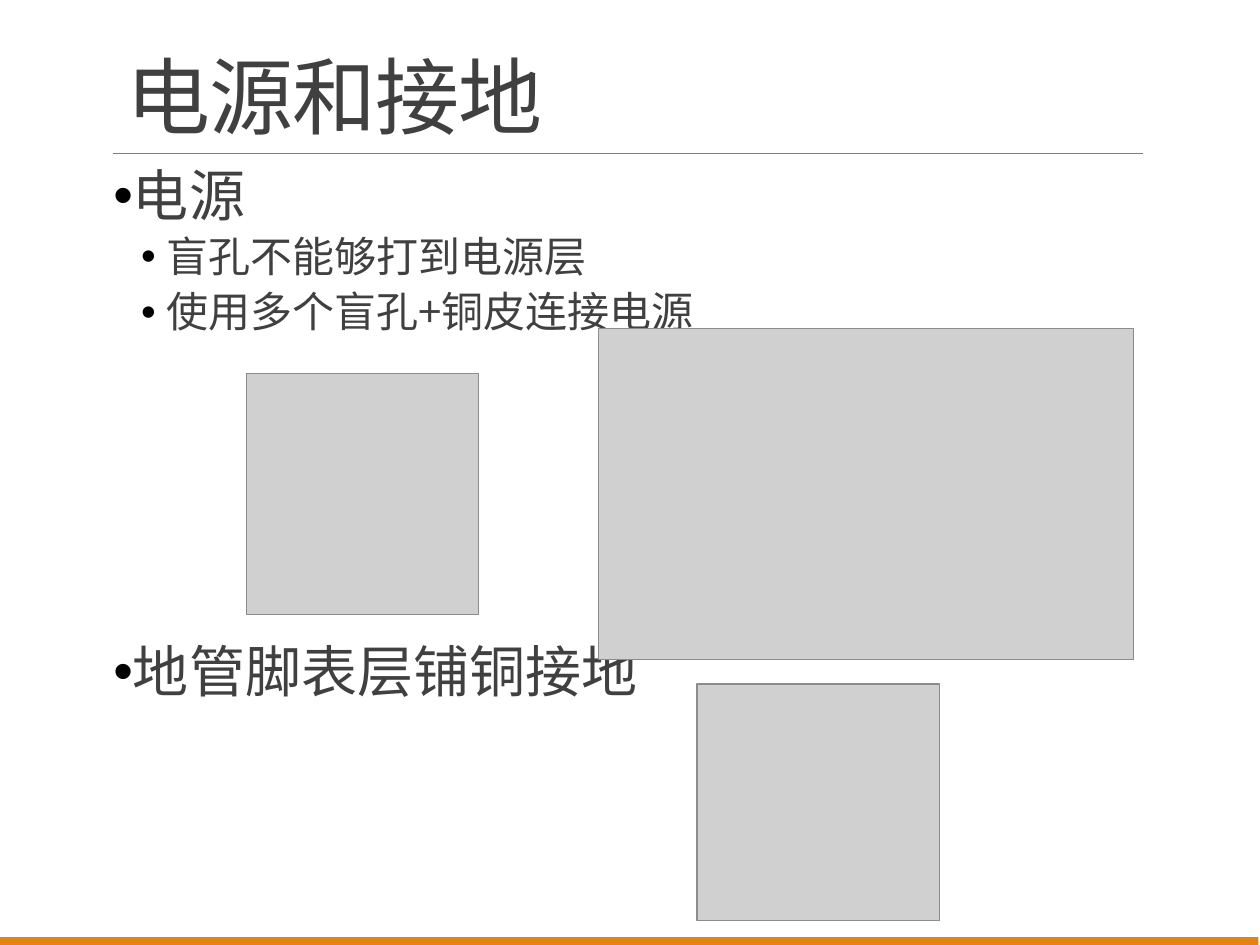
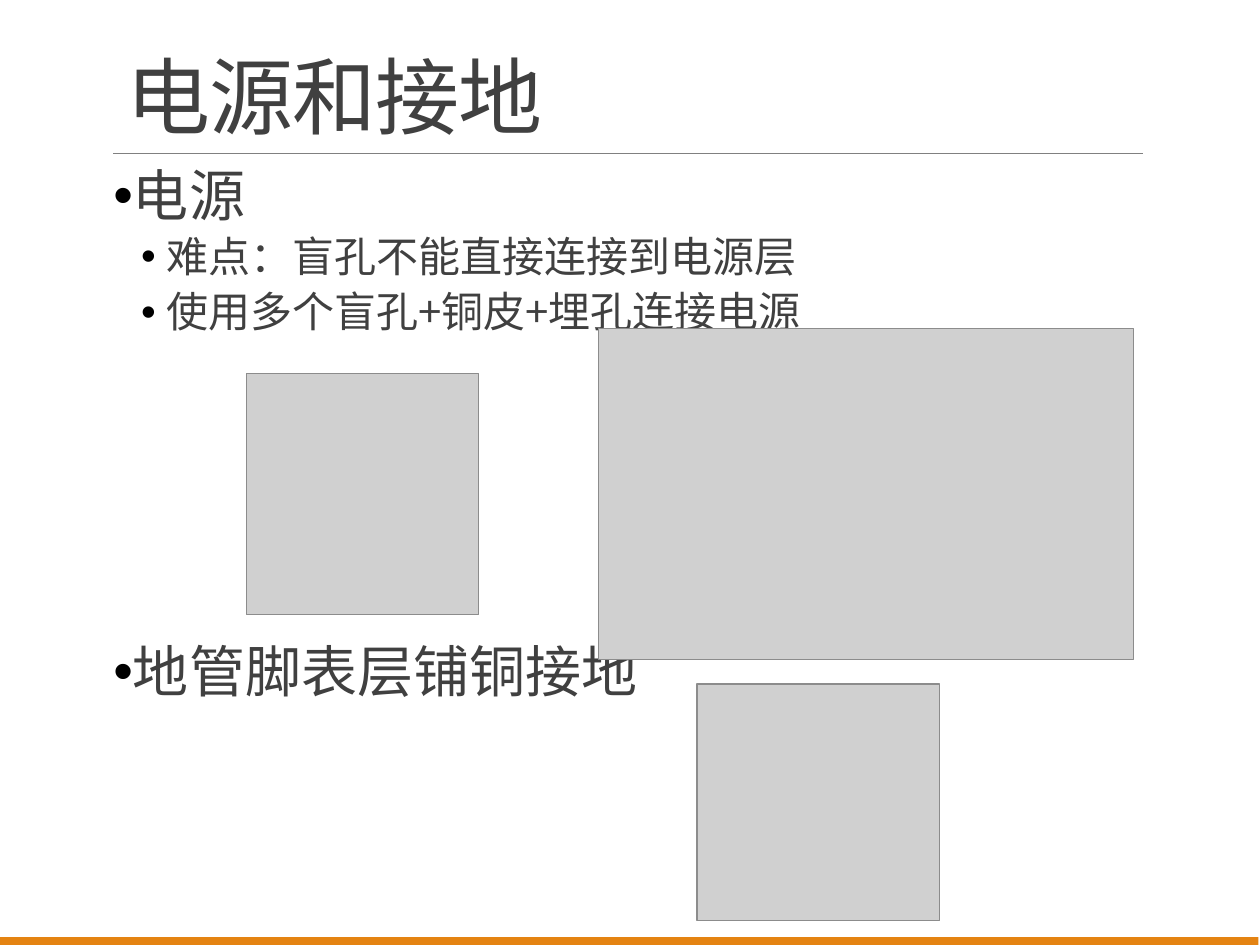
Before and after one commit to wyu0725/SDHCAL_DAQ, a slide deck: slide 5 of Slides/SDHCALReport20180103.pptx. Drawn at 1260x945 pixels with LibreOffice and Linux fonts; fonts in the diff are those of the drawing; grey boxes stand for pictures. Boxes give left, top, right and bottom in pixels: in the first picture for what was removed or moved away, otherwise in the second. Text is boxed around its words. In the diff, an @@ line names an element or a change of style, - is before the commit and + after.

```diff
--- a/Slides/SDHCALReport20180103.pptx
+++ b/Slides/SDHCALReport20180103.pptx
@@ text at [166,236,801,338]: text changed @@
-  • 盲孔不能够打到电源层
-  • 使用多个盲孔+铜皮连接电源
+  • 难点：盲孔不能直接连接到电源层
+  • 使用多个盲孔+铜皮+埋孔连接电源
```
Also in this commit, not shown: 4 other slides changed.
